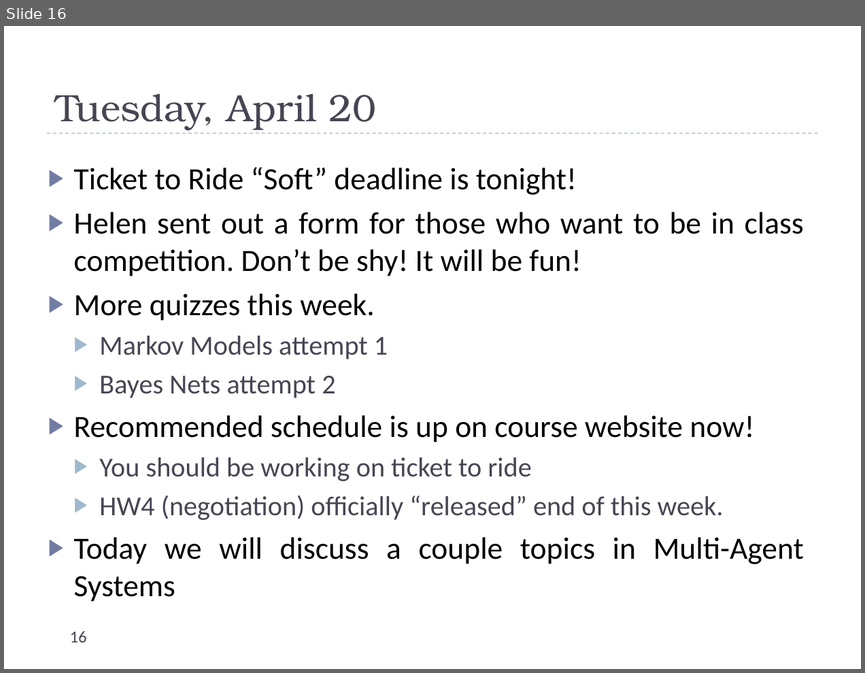
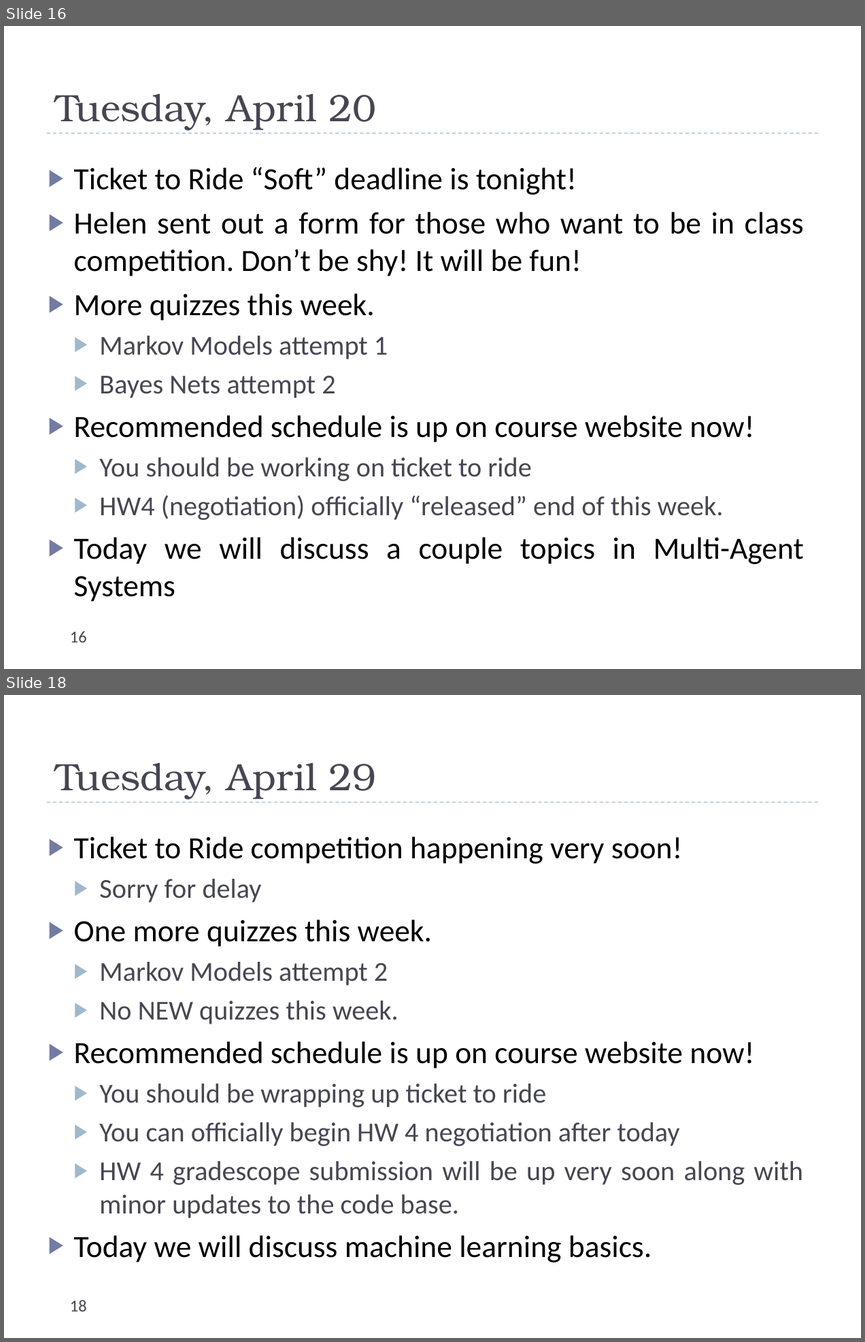
Before and after one commit to markfloryan/AI, a slide deck: slides/dailyannouncements.pptx. Shown one above the other, each under a label of ours: slide 16 before the commit, slides 16 and 18 after it; the slides between them are not shown. The pictures are 865x673 and 865x1342 pixels, drawn with LibreOffice and Linux fonts; fonts in the diff are those of the drawing. Boxes give left, top, right and bottom in pixels: in the first picture for what was removed or moved away, otherwise in the second. Text is boxed around its words. In the diff, an @@ line names an element or a change of style, - is before the commit and + after.

```diff
--- a/slides/dailyannouncements.pptx
+++ b/slides/dailyannouncements.pptx
@@ slide 18 added at (x1=4, y1=695, x2=861, y2=1338), background #FFFFFF; not listed: 1 template element that a slide beside it also shows @@
@@ title added at (x1=55, y1=763, x2=376, y2=799), 32 pt, text #464653 @@
+Tuesday, April 29
@@ text added at (x1=74, y1=836, x2=803, y2=1262), 23 pt, text #464653 @@
+▶ Ticket to Ride competition happening very soon!
+  ▶ Sorry for delay
+▶ One more quizzes this week.
+  ▶ Markov Models attempt 2
+  ▶ No NEW quizzes this week.
+▶ Recommended schedule is up on course website now!
+  ▶ You should be wrapping up ticket to ride
+  ▶ You can officially begin HW 4 negotiation after today
+  ▶ HW 4 gradescope submission will be up very soon along with minor updates to the code base.
+▶ Today we will discuss machine learning basics.
@@ page number added at (x1=70, y1=1300, x2=87, y2=1311), 14 pt, text #464653 @@
+18
```
Also in this commit, not shown: 1 other slide added, 9 other files.
